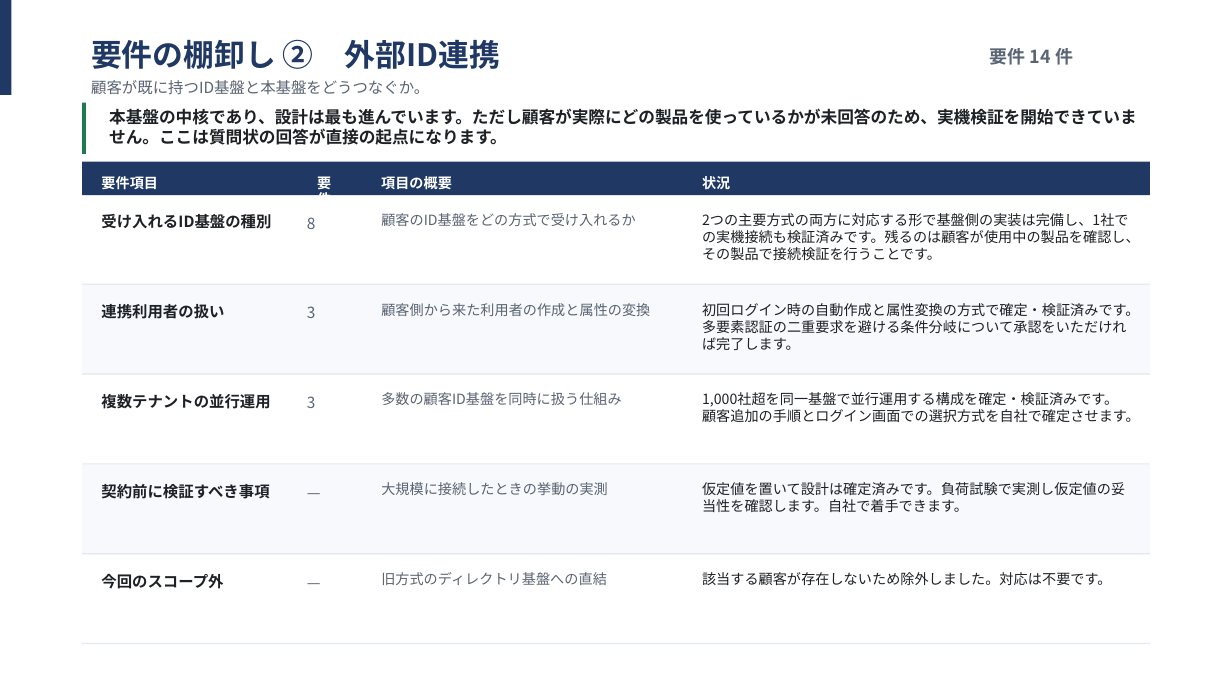
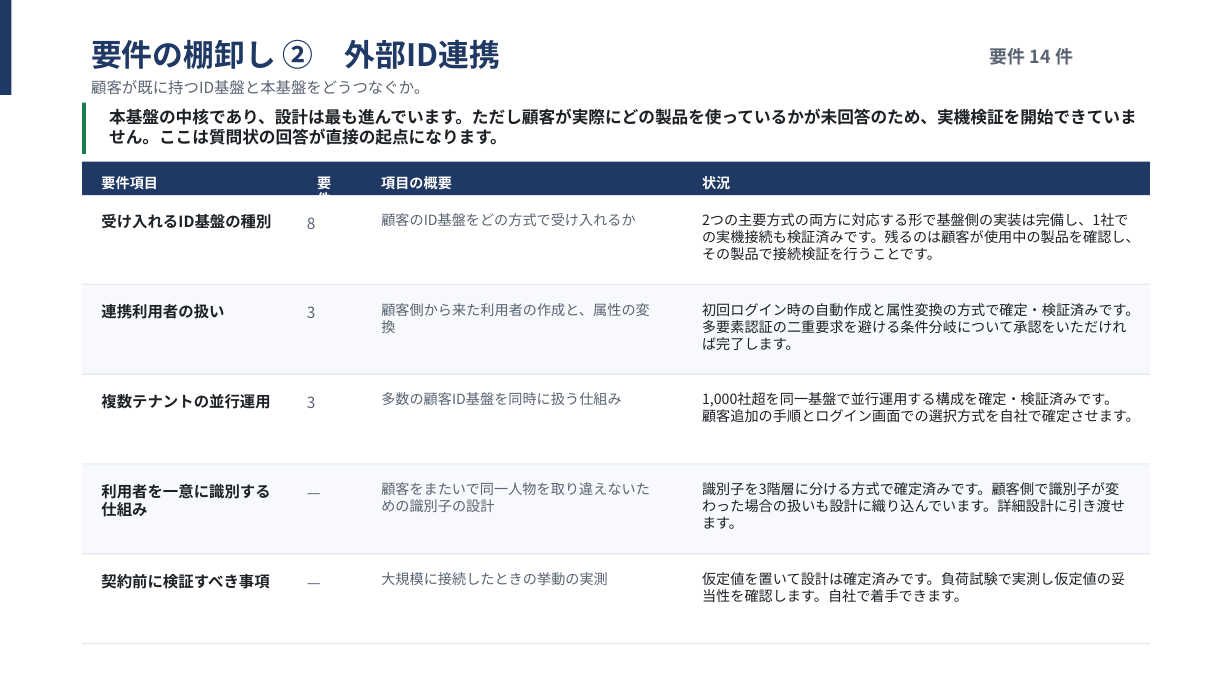
Before and after one commit to suepie/aws-atuh-poc, a slide deck: slide 9 of doc/powerpoint/要件定義.pptx. Drawn at 1232x693 pixels with LibreOffice and Linux fonts; fonts in the diff are those of the drawing. Boxes give left, top, right and bottom in pixels: in the first picture for what was removed or moved away, otherwise in the second. Text is boxed around its words. In the diff, an @@ line names an element or a change of style, - is before the commit and + after.

```diff
--- a/doc/powerpoint/要件定義.pptx
+++ b/doc/powerpoint/要件定義.pptx
@@ text at (x1=381, y1=303, x2=649, y2=333): text changed @@
-顧客側から来た利用者の作成と属性の変換
+顧客側から来た利用者の作成と、属性の変換
@@ text added at (x1=101, y1=484, x2=270, y2=517), 12 pt, text #1D2125, bold @@
+利用者を一意に識別する仕組み
@@ text added at (x1=381, y1=482, x2=650, y2=512), 11 pt, text #5A6472 @@
+顧客をまたいで同一人物を取り違えないための識別子の設計
@@ text added at (x1=702, y1=482, x2=1125, y2=529), 11 pt, text #1D2125 @@
+識別子を3階層に分ける方式で確定済みです。顧客側で識別子が変わった場合の扱いも設計に織り込んでいます。詳細設計に引き渡せます。
@@ 3 texts moved together from (x1=101, y1=482, x2=1125, y2=512) to (x1=101, y1=572, x2=1125, y2=602) @@
@@ text removed at (x1=101, y1=574, x2=223, y2=589) @@
-今回のスコープ外
@@ text removed at (x1=381, y1=572, x2=607, y2=585) @@
-旧方式のディレクトリ基盤への直結
@@ text removed at (x1=702, y1=572, x2=1111, y2=585) @@
-該当する顧客が存在しないため除外しました。対応は不要です。
```
Also in this commit, not shown: 28 other slides changed, 2 other files.
